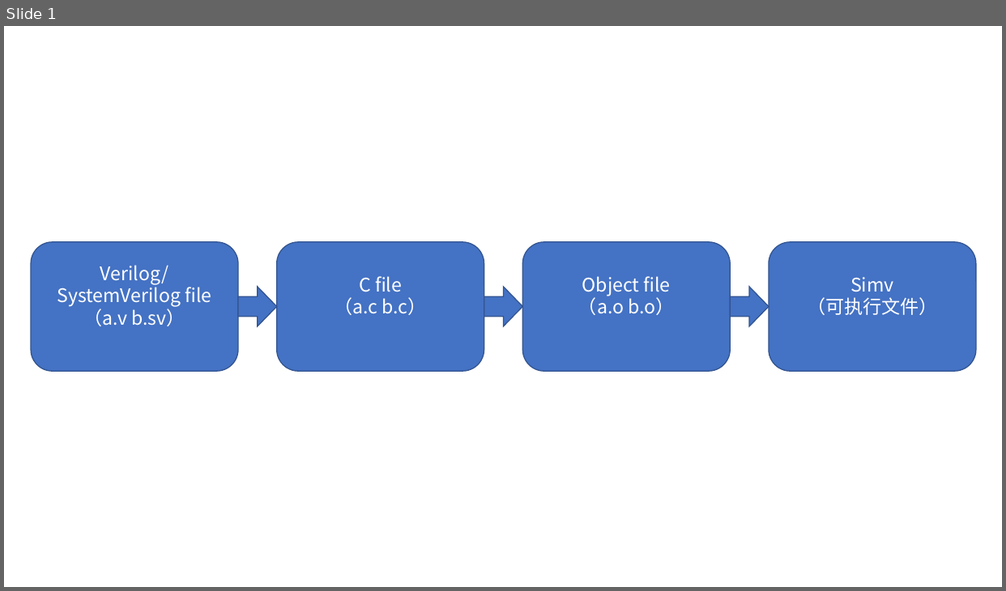
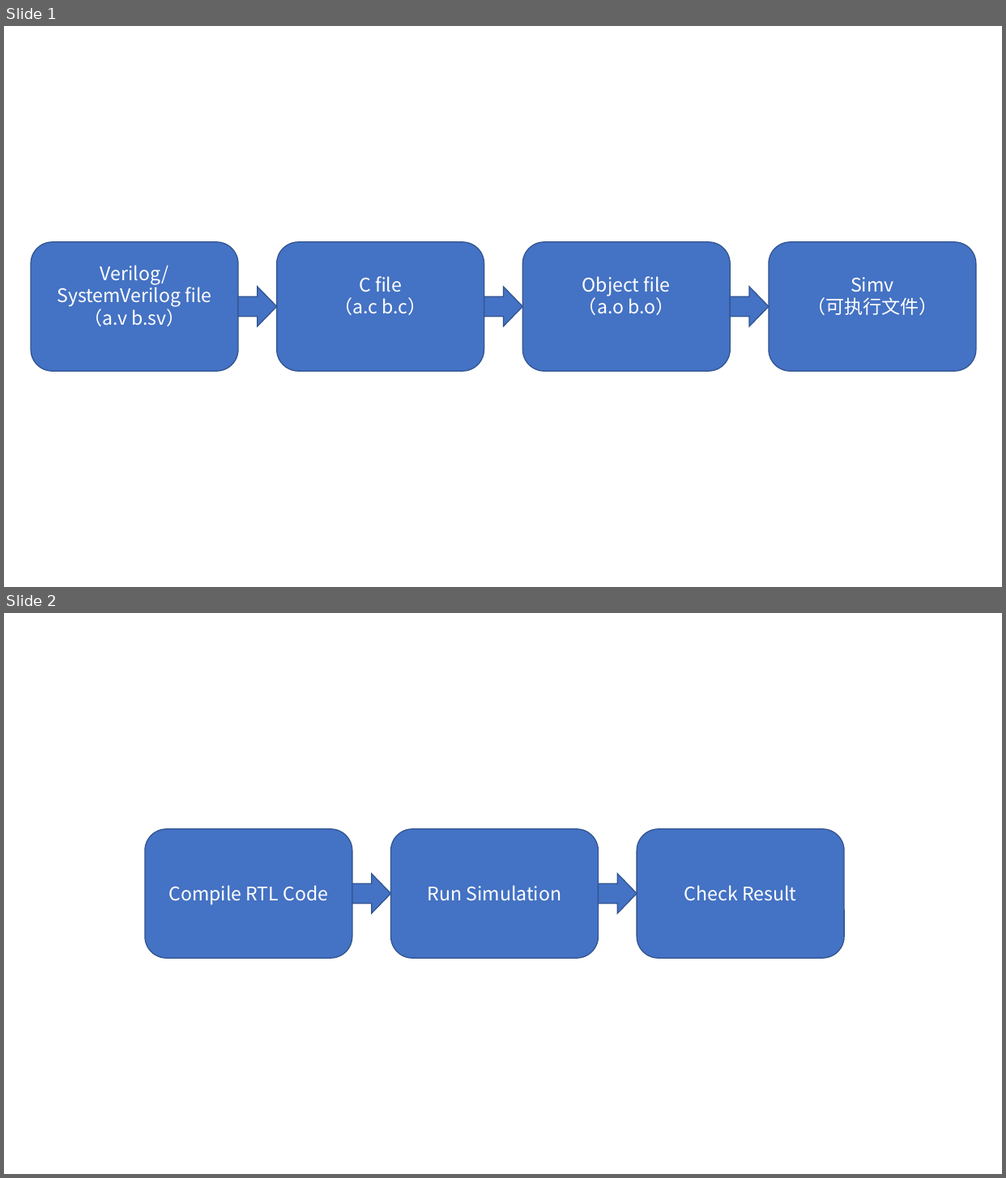
Before and after one commit to Verdvana/Verdvana.github.io, a slide deck: _posts/VCS入门/VCS入门.pptx. Shown one above the other, each under a label of ours: slide 1 before the commit, slides 1 and 2 after it. The pictures are 1006x591 and 1006x1178 pixels, drawn with LibreOffice and Linux fonts; fonts in the diff are those of the drawing. Boxes give left, top, right and bottom in pixels: in the first picture for what was removed or moved away, otherwise in the second. Text is boxed around its words. In the diff, an @@ line names an element or a change of style, - is before the commit and + after.

```diff
--- a/_posts/VCS入门/VCS入门.pptx
+++ b/_posts/VCS入门/VCS入门.pptx
@@ slide 2 added at [4, 613, 1002, 1174], background #FFFFFF @@
@@ rounded rectangle added at [145, 829, 352, 958], fill #4472C4, outline #325491 1 pt, 18 pt, text #FFFFFF @@
+Compile RTL Code
@@ rounded rectangle added at [391, 829, 599, 958], fill #4472C4, outline #325491 1 pt, 18 pt, text #FFFFFF @@
+Run Simulation
@@ rounded rectangle added at [637, 829, 844, 958], fill #4472C4, outline #325491 1 pt, 18 pt, text #FFFFFF @@
+Check Result
@@ right arrow added at [352, 874, 391, 914], fill #4472C4, outline #325491 1 pt @@
@@ right arrow added at [599, 874, 637, 914], fill #4472C4, outline #325491 1 pt @@
```
Also in this commit, not shown: 2 other files.
